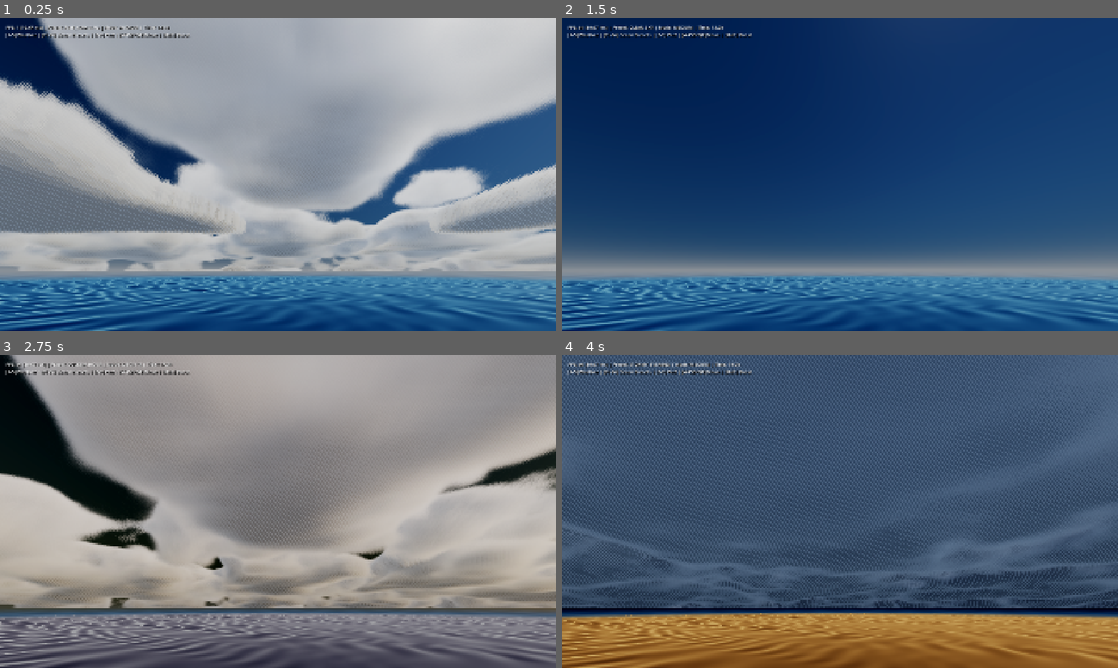
Above: before the commit, frames 1-4 (two rows, left to right).
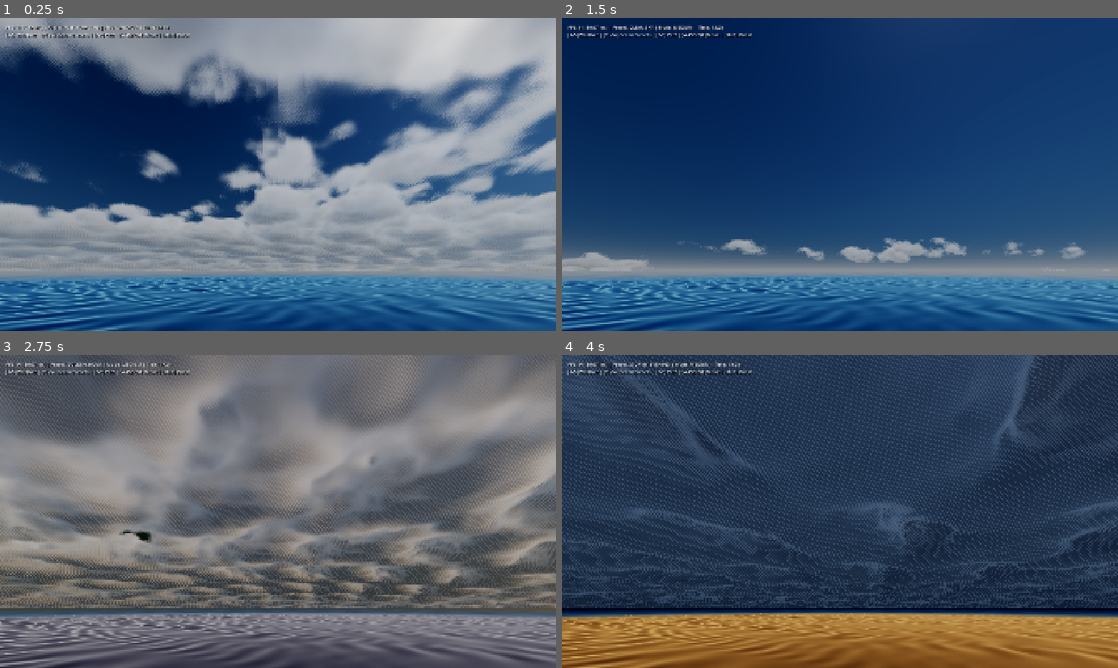
Above: after the commit, the same moments.

Repository: rlsl0422/godot-simple-sky
Game: Godot game, scene res://scenes/main_showcase.tscn
Same seed, same stepped clock (60 frames per second), same inputs: the game is played once before the commit and once after it.
Inputs (mouse positions are in pixels of both pictures, inside the frame that each line leads up to):
- Up to frame 1 (0.25 s): no input
- Up to frame 2 (1.5 s): tap Enter at 0.5 s; move the mouse to (962, 158) at 0.52 s; hold D 0.53-1.25 s; tap 1 at 0.6 s; click (962, 158) at 0.67 s; tap Space at 0.77 s; drag from (728, 190) to (812, 237) at 1.27 s
- Up to frame 3 (2.75 s): move the mouse to (333, 442) at 2.02 s; hold D from 2.03 s (still down); tap 3 at 2.1 s
- Up to frame 4 (4 s): release D at 2.75 s; drag from (812, 574) to (673, 464) at 2.77 s; move the mouse to (1006, 558) at 3.52 s; hold A from 3.53 s (still down); tap 5 at 3.6 s; tap Space at 3.77 s

The runs differ from the first frame. In frame 1, 55% of the frame differs, in the area x 0-100%, y 0-81%; in frame 2, 2.1%; in frame 3, 62%; in frame 4, 46%.

Commit message:
feat(clouds): implement organic cloud clumping with mother core and flank baby cloudlets

Diff:
--- a/scenes/main_showcase.tscn
+++ b/scenes/main_showcase.tscn
@@ -28,20 +28,20 @@
 shader_parameter/base_noise_tex = ExtResource("2_owdof")
 shader_parameter/detail_noise_tex = ExtResource("3_fkctd")
 shader_parameter/weather_tex = ExtResource("4_ipc0k")
-shader_parameter/cloud_coverage = 0.42
-shader_parameter/cloud_density_multiplier = 1.3
+shader_parameter/cloud_coverage = 0.43
+shader_parameter/cloud_density_multiplier = 0.65
 shader_parameter/cloud_bottom_altitude = 1600.0
 shader_parameter/cloud_top_altitude = 4200.0
-shader_parameter/cloud_scale = 0.1
+shader_parameter/cloud_scale = 0.29
 shader_parameter/detail_scale = 3.5
-shader_parameter/detail_strength = 0.42
+shader_parameter/detail_strength = 0.27
 shader_parameter/weather_scale = 0.045
 shader_parameter/cloud_curvature_radius_km = 150.0
 shader_parameter/satellite_cloud_amount = 0.45
 shader_parameter/zenith_sky_clearance = 0.55
 shader_parameter/wind_direction = Vector3(0.8660254, 0, 0.5)
 shader_parameter/wind_speed = 6.944444444444445
-shader_parameter/custom_time = 555.061
+shader_parameter/custom_time = 353.461
 shader_parameter/camera_world_position = Vector3(0, 50, 0)
 shader_parameter/forward_scattering_g = 0.78
 shader_parameter/backward_scattering_g = 0.32
@@ -100,7 +100,7 @@
 shader_parameter/sky_horizon_color = Color(0.26, 0.52, 0.76, 1)
 shader_parameter/fade_inner_radius = 1400.0
 shader_parameter/fade_outer_radius = 2400.0
-shader_parameter/custom_time = 555.061
+shader_parameter/custom_time = 353.461
 shader_parameter/tonemap_mode = 1
 shader_parameter/exposure = 1.0
 shader_parameter/white_point = 6.0
@@ -133,7 +133,7 @@
 shader_parameter/sun_direction = Vector3(0.6087615, 0.7760167, -0.16494745)
 shader_parameter/sun_color = Color(1, 0.98, 0.92, 1)
 shader_parameter/sun_intensity = 10.0
-shader_parameter/custom_time = 555.061
+shader_parameter/custom_time = 353.461
 
 [sub_resource type="QuadMesh" id="QuadMesh_n02pc"]
 size = Vector2(2, 2)
@@ -162,14 +162,11 @@
 sun_light = NodePath("../DirectionalLight3D")
 sun_latitude = 12.0
 sun_intensity = 10.0
-cloud_coverage = 0.42
-cloud_density = 1.3
+cloud_coverage = 0.43
+cloud_density = 0.65
 cloud_thickness = 2600.0
-detail_fluffiness = 0.42
-cloud_scale = 0.1
-cloud_curvature_radius_km = 150.0
-satellite_cloud_amount = 0.45
-zenith_sky_clearance = 0.55
+detail_fluffiness = 0.27
+cloud_scale = 0.29
 sun_corona_intensity = 0.05
 
 [node name="CanvasLayer" type="CanvasLayer" parent="." unique_id=595155925]
--- a/screenshots/perf_metrics.json
+++ b/screenshots/perf_metrics.json
@@ -1,11 +1,11 @@
 {
-	"avg_fps": 39.343608718194,
-	"avg_frame_time_ms": 25.4170888888889,
-	"max_frame_time_ms": 149.262333333333,
-	"min_frame_time_ms": 5.22566666666676,
-	"percentile_1_low_fps": 7.47019392623433,
-	"percentile_99_frame_time_ms": 133.865333333333,
+	"avg_fps": 36.7146889072087,
+	"avg_frame_time_ms": 27.2370549707601,
+	"max_frame_time_ms": 146.327444444445,
+	"min_frame_time_ms": 7.77733333333326,
+	"percentile_1_low_fps": 8.02033481630314,
+	"percentile_99_frame_time_ms": 124.683074074074,
 	"renderer": "NVIDIA GeForce MX450",
-	"timestamp": "2026-09-09T22:07:56",
+	"timestamp": "2026-09-09T22:40:51",
 	"total_frames": 570
 }
--- a/scripts/atmosphere_cloud_controller.gd
+++ b/scripts/atmosphere_cloud_controller.gd
@@ -78,12 +78,12 @@
 		clouds_enabled = val
 		_update_material_uniform("clouds_enabled", val)
 
-@export_range(0.0, 1.0, 0.01) var cloud_coverage: float = 0.45: ## Overall cloud amount (0 = Clear, 1 = Dense cover)
+@export_range(0.0, 1.0, 0.01) var cloud_coverage: float = 0.43: ## Overall cloud amount (0 = Clear, 1 = Dense cover)
 	set(val):
 		cloud_coverage = val
 		_update_material_uniform("cloud_coverage", val)
 
-@export_range(0.1, 4.0, 0.05) var cloud_density: float = 1.2: ## Cloud body thickness and opacity
+@export_range(0.1, 4.0, 0.05) var cloud_density: float = 0.65: ## Cloud body thickness and opacity
 	set(val):
 		cloud_density = val
 		_update_material_uniform("cloud_density_multiplier", val)
@@ -93,17 +93,17 @@
 		cloud_bottom_altitude = val
 		_update_material_uniform("cloud_bottom_altitude", val)
 
-@export_range(500.0, 6000.0, 50.0) var cloud_thickness: float = 2800.0: ## Height from base to cloud top
+@export_range(500.0, 6000.0, 50.0) var cloud_thickness: float = 2600.0: ## Height from base to cloud top
 	set(val):
 		cloud_thickness = val
 		_update_material_uniform("cloud_top_altitude", cloud_bottom_altitude + val)
 
-@export_range(0.0, 1.0, 0.01) var detail_fluffiness: float = 0.4: ## Micro edge erosion and fluffiness
+@export_range(0.0, 1.0, 0.01) var detail_fluffiness: float = 0.27: ## Micro edge erosion and fluffiness
 	set(val):
 		detail_fluffiness = val
 		_update_material_uniform("detail_strength", val)
 
-@export_range(0.05, 1.0, 0.01) var cloud_scale: float = 0.10: ## Base spatial scale in 1/km
+@export_range(0.05, 1.0, 0.01) var cloud_scale: float = 0.29: ## Base spatial scale in 1/km
 	set(val):
 		cloud_scale = val
 		_update_material_uniform("cloud_scale", val)
@@ -191,7 +191,8 @@
 		time_of_day = fmod(time_of_day + hours_per_sec * delta, 24.0)
 
 	if _sky_material:
-		_sky_material.set_shader_parameter("custom_time", Time.get_ticks_msec() * 0.001)
+		if animate_time and not Engine.is_editor_hint():
+			_sky_material.set_shader_parameter("custom_time", Time.get_ticks_msec() * 0.001)
 		var cam = get_viewport().get_camera_3d() if get_viewport() else null
 		if cam:
 			_sky_material.set_shader_parameter("camera_world_position", cam.global_position)
@@ -318,9 +319,10 @@
 			silver_lining = 1.8
 			time_of_day = 13.0
 		WeatherPreset.FAIR_CUMULUS:
-			cloud_coverage = 0.42
-			cloud_density = 1.3
-			detail_fluffiness = 0.42
+			cloud_coverage = 0.43
+			cloud_density = 0.65
+			detail_fluffiness = 0.27
+			cloud_scale = 0.29
 			silver_lining = 2.4
 			cloud_bottom_altitude = 1600.0
 			cloud_thickness = 2600.0
--- a/scripts/benchmark_harness.gd
+++ b/scripts/benchmark_harness.gd
@@ -16,11 +16,20 @@
 var _benchmark_phase: int = 0
 var _metrics_data: Dictionary = {}
 
+var _is_coverage_test: bool = false
+var _coverage_test_steps: Array[float] = [0.32, 0.35, 0.38, 0.41, 0.44]
+var _cov_step_idx: int = 0
+var _cov_step_frames: int = 0
+
 func _ready() -> void:
 	# Check command line args
 	var args = OS.get_cmdline_args()
 	var user_args = OS.get_cmdline_user_args()
-	if "--no-benchmark" in args or "--no-benchmark" in user_args:
+	if "--coverage-test" in args or "--coverage-test" in user_args:
+		_is_coverage_test = true
+		auto_benchmark = false
+		print("[BenchmarkHarness] Activated --coverage-test mode!")
+	elif "--no-benchmark" in args or "--no-benchmark" in user_args:
 		auto_benchmark = false
 	if "--benchmark" in args or "--benchmark" in user_args or "--benchmark-auto" in args or "--benchmark-auto" in user_args:
 		auto_benchmark = true
@@ -41,6 +50,10 @@
 			CloudController.PerformanceMode.keys()[controller.performance_mode],
 			controller.time_of_day
 		]
+
+	if _is_coverage_test:
+		_process_coverage_test()
+		return
 
 	if not auto_benchmark:
 		return
@@ -262,3 +275,39 @@
 	if "--benchmark-auto" in args or "--quit-after-benchmark" in args or "--benchmark-auto" in user_args or "--quit-after-benchmark" in user_args:
 		print("[BenchmarkHarness] Exiting automatically as requested...")
 		get_tree().quit()
+
+func _process_coverage_test() -> void:
+	if _cov_step_idx >= _coverage_test_steps.size():
+		print("[BenchmarkHarness] All coverage step captures complete! Exiting...")
+		get_tree().quit()
+		return
+
+	var cov = _coverage_test_steps[_cov_step_idx]
+	if _cov_step_frames == 0:
+		print("[BenchmarkHarness] Running Coverage Test Step %d: coverage = %.2f" % [_cov_step_idx + 1, cov])
+		controller.cloud_coverage = cov
+		controller.cloud_density = 0.65
+		controller.cloud_scale = 0.29
+		controller.detail_fluffiness = 0.27
+		controller.cloud_curvature_radius_km = 150.0
+		controller.satellite_cloud_amount = 0.45
+		controller.zenith_sky_clearance = 0.55
+		controller.time_of_day = 14.5
+		controller.sun_latitude = 12.0
+		controller.sun_intensity = 10.0
+		camera.global_position = Vector3(0.0, 50.0, 0.0)
+		var look_dir = Vector3(0.08, 0.14, -0.99).normalized()
+		camera.look_at_from_position(camera.global_position, camera.global_position + look_dir, Vector3.UP)
+		controller.animate_time = false
+
+	if controller._sky_material:
+		controller._sky_material.set_shader_parameter("custom_time", 353.461)
+
+	_cov_step_frames += 1
+	# Allow 25 frames for shader compilation and temporal settling
+	if _cov_step_frames >= 25:
+		var fname = "coverage_%.2f.png" % cov
+		_capture_screenshot(fname)
+		print("[BenchmarkHarness] Saved %s successfully!" % fname)
+		_cov_step_idx += 1
+		_cov_step_frames = 0
--- a/shaders/atmosphere_clouds.gdshader
+++ b/shaders/atmosphere_clouds.gdshader
@@ -252,35 +252,29 @@
 
 // Sample Cloud Density (pos in km space)
 float sample_cloud_density(vec3 pos_km, float height_norm, vec2 wind_offset_km, float detail_fade) {
-	// 1. Multi-scale Weather Map Sampling (Coverage, Cloud Type, Density)
+	// 1. Multi-scale Weather Map Sampling with Convective Cluster Gating ("구름끼리 서로 뭉치게")
 	vec2 weather_uv = (pos_km.xz + wind_offset_km * 0.04) * weather_scale;
 	vec4 weather = texture(weather_tex, weather_uv);
 
-	float macro_cov = weather.r;
-	// Use weather.b (density noise) as micro convective variation without expensive second texture sample
-	float micro_cov = clamp(weather.b * 1.35 - 0.15, 0.0, 1.0);
-
-	// Dual-scale coverage combination:
-	// Macro systems establish vast cloud fronts; micro pockets populate standalone small cumulus
-	float cloud_system = max(macro_cov, micro_cov * 0.76);
-	float cov_thresh = 1.0 - clamp(cloud_coverage * 1.32, 0.08, 0.92);
-	float cluster_mask = smoothstep(cov_thresh - 0.20, cov_thresh + 0.16, cloud_system);
+	// Macro Cluster Envelope: Keeps clouds gathered in majestic cluster archipelagoes with clear sky corridors ("구름끼리 서로 뭉치게")
+	float cluster_thresh = mix(0.58, 0.46, smoothstep(0.30, 0.46, cloud_coverage));
+
+	// Overhead clearance: preserves open blue sky directly overhead while horizon clouds form monumental thunderheads
+	float dist_xz = length(pos_km.xz - camera_world_position.xz);
+	float zenith_mod = mix(zenith_sky_clearance * 0.09, 0.0, smoothstep(2.0, 14.0, dist_xz));
+	float effective_thresh = cluster_thresh + zenith_mod;
+
+	float cluster_mask = smoothstep(effective_thresh - 0.15, effective_thresh + 0.15, weather.r);
 	if (cluster_mask < 0.005) return 0.0;
 
-	// Cloud scale metric: 0.0 = small distinct cloud, 1.0 = massive cloud front
-	float cloud_size_factor = smoothstep(cov_thresh - 0.10, cov_thresh + 0.18, macro_cov);
-
-	// 2. 3D Convective Profile with Towering Cauliflower Updrafts:
-	float edge_taper = smoothstep(0.0, 0.45, cluster_mask);
-
-	// Base condensation line (flat, velvety underside):
-	float base_start = mix(0.04, 0.01, cloud_size_factor) + (1.0 - edge_taper) * 0.16 + (weather.b - 0.5) * 0.12;
-	float base_fade = smoothstep(base_start, base_start + 0.12, height_norm);
-
-	// Dome top: Towering thunderheads soar up to height_norm = 0.98 (4.3km) for coastal cumulonimbus!
-	// Smaller isolated cumulus round off gently at height_norm = 0.72 (3.4km)
-	float max_height = mix(0.72, 0.98, cloud_size_factor) + edge_taper * 0.12;
-	float top_fade = smoothstep(max_height, max_height - 0.30, height_norm);
+	// 2. 3D Convective Profile (Flat condensation base LCL + Towering Cauliflower Dome)
+	// Crisp flat Lifting Condensation Level (eliminates unnatural pinched hourglass waists)
+	float base_start = 0.025 + (weather.b - 0.5) * 0.035;
+	float base_fade = smoothstep(base_start, base_start + 0.08, height_norm);
+
+	// Dome top: Updraft center reaches height_norm = 0.94, flank baby clouds stay lower
+	float max_height = mix(0.60, 0.94, cluster_mask);
+	float top_fade = smoothstep(max_height, max_height - 0.26, height_norm);
 
 	float h_grad = base_fade * top_fade;
 	if (h_grad < 0.005) return 0.0;
@@ -289,8 +283,7 @@
 	vec3 p = vec3(pos_km.x * cloud_scale, (pos_km.y - R_EARTH) * (cloud_scale * 1.85), pos_km.z * cloud_scale)
 	         + vec3(wind_offset_km.x, 0.0, wind_offset_km.y) * 0.10;
 
-	// Analytical irrational multi-frequency 3D curl/twist:
-	// Completely breaks 3D texture wrap periodicity and eliminates repeated wallpaper patterns
+	// Analytical irrational multi-frequency 3D curl/twist: breaks periodic tiling patterns
 	vec3 non_periodic_warp = vec3(
 		sin(p.z * 0.41 + p.y * 0.27 + 1.7),
 		sin(p.x * 0.33 + p.z * 0.31 + 2.4),
@@ -302,38 +295,40 @@
 	vec3 warped_p = p + non_periodic_warp + weather_warp;
 	vec4 base_sample = texture(base_noise_tex, warped_p);
 
-	// 4. Mother Cloud Core + Clustered Satellite Baby Cloudlets
+	// 4. Mother Core + Clustered Flank Baby Cloudlets ("큰 덩어리 주변으로 새끼 구름들이 뭉친 모양")
 	float billow_macro = base_sample.g;
 	float billow_micro = base_sample.b * 0.65 + base_sample.a * 0.35;
-	float billow_worley = billow_macro * 0.55 + billow_micro * 0.45;
-
-	// Mother Cloud Mass: expansive, cohesive, monumental core (Image 1 style)
-	float lobe_sculpt = remap(base_sample.r, (1.0 - billow_worley) * 0.35, 1.0, 0.0, 1.0);
-	float core_preservation = smoothstep(0.20, 0.70, cluster_mask) * cloud_size_factor;
-	float billow_mod = mix(0.72 + 0.45 * billow_macro, 0.94 + 0.22 * billow_macro, core_preservation * 0.85);
-	float mother_shape = lobe_sculpt * billow_mod;
-
-	// Updraft dome accentuates rounded cauliflower billows toward upper dome
+
+	// In the core: macro Worley preserves a monumental, cohesive foundation (Image 1 style)
+	// Near the flanks: micro Worley sculpts lively baby clouds clustering around the mother flanks
+	float billow_blend = mix(billow_micro, billow_macro, smoothstep(0.20, 0.70, cluster_mask));
+	float billow_worley = billow_blend * 0.65 + base_sample.g * 0.35;
+
+	float erosion_depth = mix(0.38, 0.24, smoothstep(0.25, 0.80, cluster_mask));
+	float lobe_sculpt = remap(base_sample.r, (1.0 - billow_worley) * erosion_depth, 1.0, 0.0, 1.0);
+
+	// Billow sculpting preserves volumetric crevices between cauliflower lobes
+	float cloud_shape = lobe_sculpt * (0.72 + 0.48 * billow_worley);
+
+	// Updraft dome accentuates rounded cauliflower tops
 	float dome_boost = smoothstep(0.25, 0.85, height_norm);
-	mother_shape = mix(mother_shape, mother_shape * (0.75 + 0.60 * billow_worley), dome_boost * 0.55);
-	float mother_mass = mother_shape * h_grad * cluster_mask;
-
-	// Satellite Baby Cloudlets (Image 2 style baby puffs clustered around mother flanks):
-	// Form lively buoyant satellite cloudlets strictly in the skirt/flanks of the mother cloud
-	float halo_flank = smoothstep(0.04, 0.22, cluster_mask) * smoothstep(0.65, 0.35, cluster_mask);
-	float baby_puffs = remap(base_sample.b, 0.18, 0.88, 0.0, 1.0) * (0.60 + 0.50 * base_sample.a);
-	float baby_base_fade = smoothstep(0.01, 0.08, height_norm);
-	float baby_top_fade = smoothstep(0.55, 0.22, height_norm);
-	float baby_h_grad = baby_base_fade * baby_top_fade;
-	float baby_mass = baby_puffs * halo_flank * baby_h_grad * satellite_cloud_amount * 2.2;
-
-	// Combine: Mother Cloud Mass + Clustered Baby Satellites
-	float cloud_mass = max(mother_mass, baby_mass);
+	cloud_shape = mix(cloud_shape, cloud_shape * (0.80 + 0.50 * billow_macro), dome_boost * 0.45);
+
+	// Mother cloud mass
+	float cloud_mass = cloud_shape * h_grad * (0.28 + 0.72 * cluster_mask);
+
+	// Satellite Baby Cloudlets: Buoyant baby puffs clustered specifically around the mother flanks
+	float flank_halo = smoothstep(0.08, 0.35, cluster_mask) * (1.0 - smoothstep(0.45, 0.85, cluster_mask) * 0.75);
+	float baby_worley = remap(base_sample.b, 0.18, 0.85, 0.0, 1.0) * (0.60 + 0.40 * base_sample.a);
+	float baby_altitude = smoothstep(0.04, 0.12, height_norm) * smoothstep(0.65, 0.28, height_norm);
+	float baby_mass = baby_worley * flank_halo * baby_altitude * satellite_cloud_amount * 0.38;
+
+	cloud_mass += baby_mass;
 	if (cloud_mass < 0.005) return 0.0;
 
-	// 5. Density thresholding with smooth yet plump condensation boundary
-	float cov_threshold = mix(0.18, 0.13, core_preservation);
-	float density = smoothstep(cov_threshold, cov_threshold + 0.22, cloud_mass) * cloud_density_multiplier * 3.4;
+	// 5. Density thresholding with smooth cauliflower condensation boundary
+	float cov_threshold = mix(0.25, 0.16, smoothstep(0.30, 0.45, cloud_coverage));
+	float density = smoothstep(cov_threshold, cov_threshold + 0.20, cloud_mass) * cloud_density_multiplier * 3.4;
 
 	// 6. Micro-detail: dual-mode edge erosion + positive fluffy curling ("보송보송한 디테일")
 	if (density > 0.005 && detail_fade > 0.01) {
@@ -343,14 +338,14 @@
 
 		// Edge erosion for soft silhouettes
 		float erosion = mix(detail_fbm, 1.0 - detail_fbm, clamp(height_norm * 0.5, 0.0, 1.0));
-		float base_suppress = smoothstep(0.08, 0.32, height_norm); // Velvety smooth cloud base
-		float edge_mask = clamp(1.0 - density * 0.30, 0.0, 1.0);
-		float erode_amount = erosion * detail_strength * 0.20 * detail_fade * edge_mask * base_suppress;
+		float base_suppress = smoothstep(0.06, 0.24, height_norm); // Velvety smooth cloud base
+		float edge_mask = clamp(1.0 - density * 0.32, 0.0, 1.0);
+		float erode_amount = erosion * detail_strength * 0.24 * detail_fade * edge_mask * base_suppress;
 		density = smoothstep(erode_amount, 1.0, density) * density;
 
 		// Fluffy positive curling on sunlit cauliflower billows
-		float fluff_boost = (1.0 - detail_fbm) * detail_strength * 0.38 * detail_fade * smoothstep(0.12, 0.65, height_norm);
-		density += fluff_boost * smoothstep(0.01, 0.25, density);
+		float fluff_boost = (1.0 - detail_fbm) * detail_strength * 0.30 * detail_fade * smoothstep(0.12, 0.65, height_norm);
+		density += fluff_boost * smoothstep(0.02, 0.28, density);
 	}
 
 	return density;
@@ -538,17 +533,17 @@
 				float lobe_curvature = clamp(1.0 - (l_dens_first - density * 0.6) * 0.20, 0.75, 1.15);
 
 				// Multiple forward scattering softens shadow underbelly (luminous pearl-white bounce)
-				float multi_scatter = exp(-optical_depth_sun * 0.055) * 0.85;
+				float multi_scatter = exp(-optical_depth_sun * 0.065) * 0.60;
 
 				// Hemispherical ambient lighting: soft skylight from above + luminous diffuse daylight bounce from ocean
 				float crevice_ao = clamp(1.0 - density * 0.18, 0.45, 1.0);
-				vec3 sky_ambient = sky_color * 0.95 + cloud_ambient_color * 0.85;
-				vec3 ocean_ambient = mix(deep_water_color * 1.8, sky_color, 0.70) + vec3(0.20, 0.24, 0.28);
+				vec3 sky_ambient = sky_color * 0.85 + cloud_ambient_color * 0.80;
+				vec3 ocean_ambient = mix(deep_water_color * 1.6, sky_color, 0.65) + vec3(0.18, 0.22, 0.26);
 				vec3 ambient = mix(ocean_ambient, sky_ambient, clamp(height_norm * 1.2, 0.15, 1.0)) * ambient_intensity * crevice_ao;
 
 				vec3 sun_normalized = sun_light_color / max(sun_intensity, 1.0);
 				float phase_term = phase_cloud + silver_lining * 0.45;
-				float direct_lighting = (sun_light_attenuation * phase_term * lobe_curvature) + multi_scatter * 0.65;
+				float direct_lighting = (sun_light_attenuation * phase_term * lobe_curvature) + multi_scatter * 0.50;
 				vec3 direct_sun = sun_normalized * direct_lighting * 1.6;
 				vec3 step_energy = (direct_sun + ambient) * cloud_base_color;
 
Binary file changed: screenshots/01_noon_cumulus.png
Binary file changed: screenshots/02_sun_silver_lining.png
Binary file changed: screenshots/03_golden_sunset.png
Binary file changed: screenshots/04_above_clouds.png
Binary file changed: screenshots/05_ground_and_contour_fix.png
Binary file changed: screenshots/06_infinite_ocean_sunset.png
Binary file changed: screenshots/07_underwater_optics.png
Binary file changed: screenshots/08_underwater_antisolar.png
Binary file changed: screenshots/09_underwater_deep_extinction.png
Binary file added: screenshots/coverage_0.32.png
Binary file added: screenshots/coverage_0.35.png
Binary file added: screenshots/coverage_0.38.png
(and 2 more such lines)
